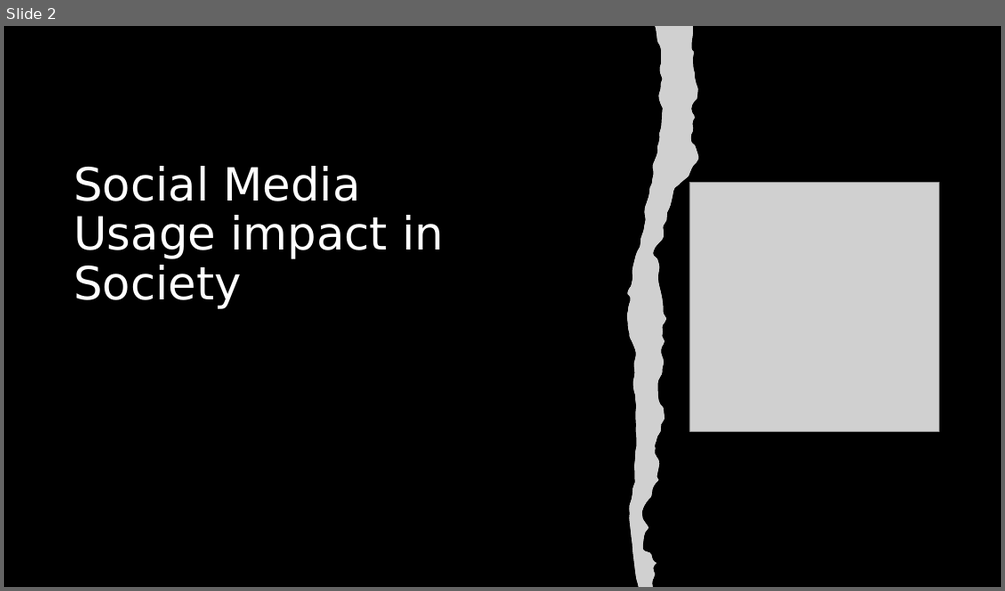
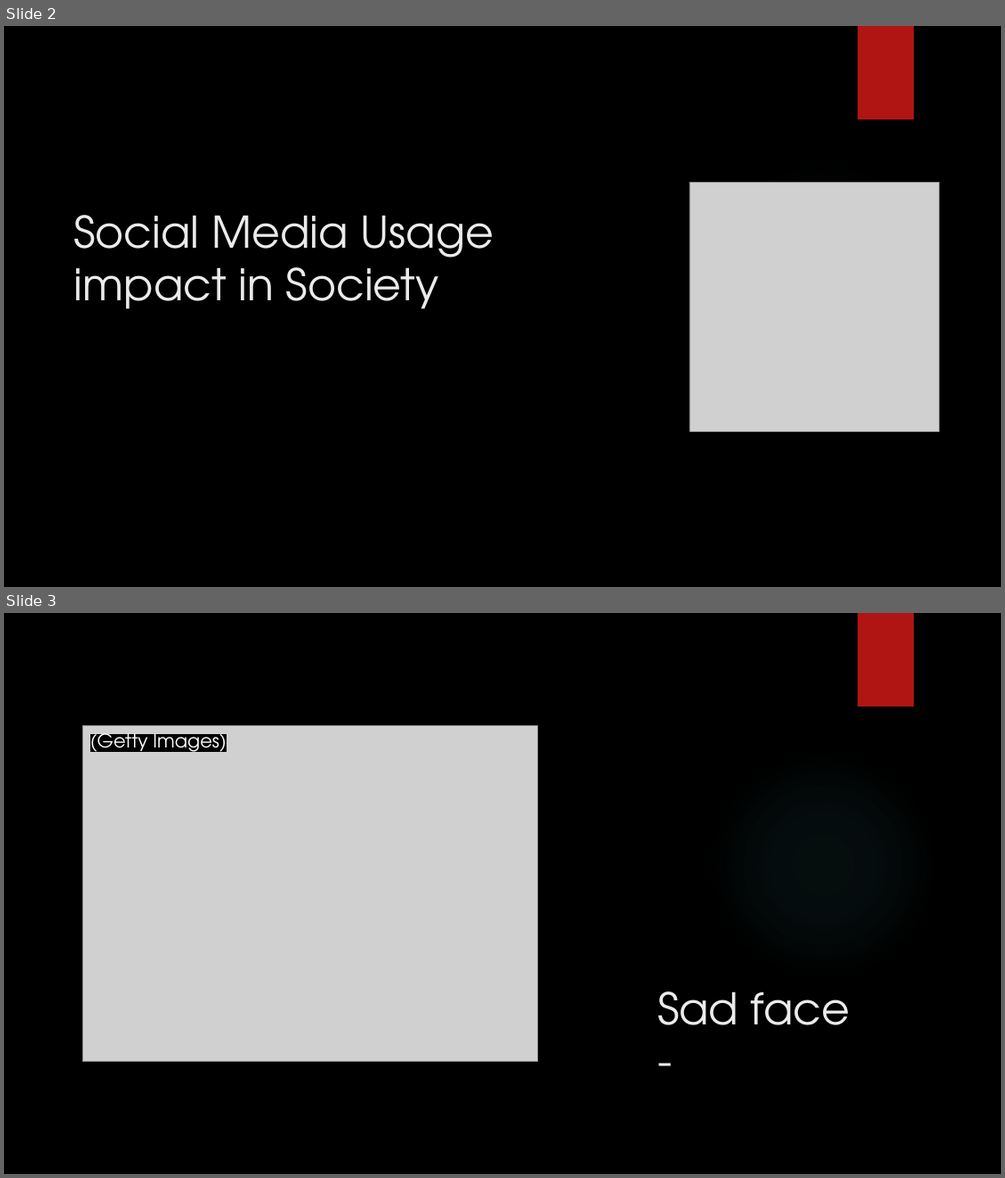
Before and after one commit to ludmilagd/SocialMediaUsageImpact, a slide deck: SocialMediaSuicideRate.pptx. Shown one above the other, each under a label of ours: slide 2 before the commit, slides 2 and 3 after it. The pictures are 1005x591 and 1005x1178 pixels, drawn with LibreOffice and Linux fonts; fonts in the diff are those of the drawing; grey boxes stand for pictures; background and template pictures are left out. Boxes give left, top, right and bottom in pixels: in the first picture for what was removed or moved away, otherwise in the second. Text is boxed around its words. In the diff, an @@ line names an element or a change of style, - is before the commit and + after.

```diff
--- a/SocialMediaSuicideRate.pptx
+++ b/SocialMediaSuicideRate.pptx
@@ slide 3 added at (x1=4, y1=613, x2=1001, y2=1174), background picture (left out); not listed: 2 template elements that a slide beside it also shows @@
@@ picture added at (x1=83, y1=725, x2=538, y2=1061) @@
@@ text added at (x1=90, y1=728, x2=226, y2=756), 18 pt, text #FFFFFF @@
+(Getty Images)
@@ title added at (x1=657, y1=991, x2=850, y2=1025), 42 pt, text #EBEBEB @@
+Sad face
+-
@@ slide 2 changed as well @@
@@ freeform shape removed at (x1=627, y1=26, x2=699, y2=587) @@
@@ picture removed at (x1=627, y1=26, x2=699, y2=587) @@
@@ rectangle added at (x1=858, y1=26, x2=914, y2=119), fill #B01513 @@
@@ title "Social Media Usage impact in ..." at (x1=73, y1=215, x2=494, y2=309): size 44 to 42 pt, font DejaVu Sans to TeX Gyre Adventor, text colour #FFFFFF to #EBEBEB; line spacing 0.9 to 1 @@
```
Also in this commit, not shown: 10 other slides changed, 1 other slide added, 1 slide removed, 7 other files.
